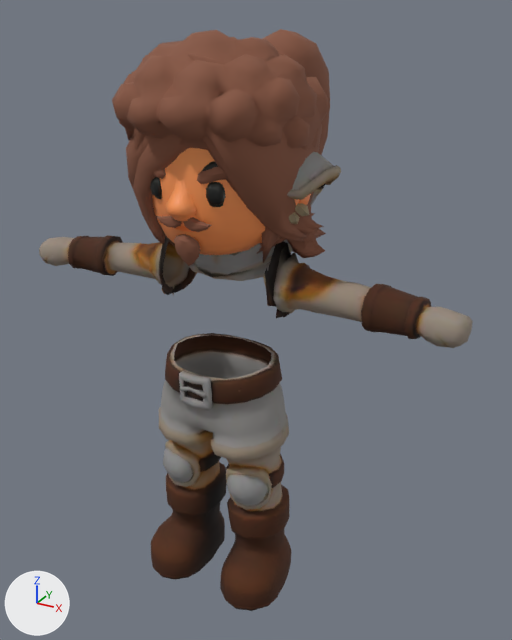
Before and after pictures for a commit that changed the glTF model public/models/chars/players/paladin_v02.glb.
Both versions are drawn from a 50 mm lens placed at (1.19, -1.939, 1.181), pointed at (0.022, 0.186, 0.118). Arrows for +X, +Y and +Z are at lower left; the lights stay in place. The picture after the commit comes second. Where no turn or scale is listed for an object, it has been applied to the vertices. Vertices at exactly the same position are counted once.

Objects in the first picture: 'Arms', 'Head', 'Head_Beard', 'Head_Female_Hair_01', 'Head_Female_Hair_02', 'Head_Female_Hair_03', 'Head_Female_Head', 'Head_Male_Hair_01', 'Head_Male_Hair_04', 'Legs', 'Shoulders', 'Torso' and 3 more.
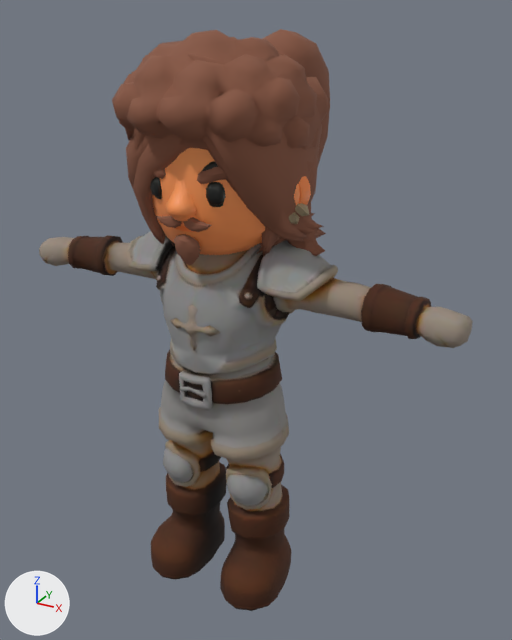
The change, as a list of edits to the scene's bpy script:
```text
Change me_mesh_0:
    used by ob_torso; location = (0.0, 0.0, 0.0)
    remove me_mesh_0.from_pydata(...)  # 676 vertices, 1262 faces; spans x -0.294..0.292, y -0.08..0.288, z 0.358..0.862
    add me_mesh_0.from_pydata(...)  # 676 vertices, 1262 faces; spans x -0.238..0.232, y -0.22..0.16, z 0.047..0.592
    me_mesh_0 part 1: 675 of 676 vertices moved; they spanned x -0.294..0.292, y -0.08..0.288, z 0.358..0.862 and now span x -0.238..0.232, y -0.22..0.16, z 0.047..0.586; mean shift (-0.002, -0.118, -0.323); largest move (-0.264, 0.075, 0.754) -> (-0.219, -0.051, 0.33)
Change me_mesh_1:
    used by ob_shoulders; location = (0.0, 0.0, 0.0)
    remove me_mesh_1.from_pydata(...)  # 290 vertices, 572 faces; spans x -0.367..0.361, y -0.068..0.218, z 0.648..0.786
    add me_mesh_1.from_pydata(...)  # 290 vertices, 572 faces; spans x -0.387..0.388, y -0.119..0.166, z 0.343..0.488
    me_mesh_1 part 2: 146 of 290 vertices moved; they spanned x -0.367..-0.16, y -0.068..0.218, z 0.648..0.786 and now span x -0.387..-0.17, y -0.119..0.166, z 0.343..0.488; mean shift (-0.016, -0.051, -0.3); largest move (-0.327, 0.169, 0.679) -> (-0.348, 0.117, 0.372)
    me_mesh_1 part 3: 144 of 290 vertices moved; they spanned x 0.154..0.361, y -0.068..0.218, z 0.652..0.786 and now span x 0.17..0.388, y -0.119..0.166, z 0.346..0.488; mean shift (0.021, -0.052, -0.303); largest move (0.335, 0.088, 0.705) -> (0.362, 0.036, 0.398)
Change me_mesh_2:
    used by ob_arms; location = (0.0, 0.0, 0.0)
    remove me_mesh_2.from_pydata(...)  # 570 vertices, 1090 faces; spans x -0.83..0.83, y -0.08..0.13, z 0.22..0.55
    add me_mesh_2.from_pydata(...)  # 570 vertices, 1090 faces; spans x -0.83..0.83, y -0.1..0.13, z 0.22..0.43
    me_mesh_2 part 4: 23 of 570 vertices moved; they spanned x 0.17..0.22, y -0.08..0.13, z 0.3..0.5 and now span x 0.17..0.22, y -0.1..0.12, z 0.28..0.43; mean shift (0.0, -0.01, -0.04); largest move (0.2, -0.08, 0.41) -> (0.2, -0.1, 0.32)
    me_mesh_2 part 5: all 3 vertices in x -0.22..-0.21, y 0.0..0.01, z 0.53..0.55 are moved by (0.0, -0.02, -0.13)
    me_mesh_2 part 6: 8 of the vertices in x -0.23..-0.18, y -0.06..0.12, z 0.29..0.43 are moved by (0.0, 0.0, -0.01)
    other edits to the shape of me_mesh_2 do not show in these pictures
```

What differs and where, as boxes [x1, y1, x2, y2] in the pictures (512 x 640 px; the box of a moved part takes in the faces that stretch with it):
'Torso', reshaped
    before: [189, 184, 325, 281]
    after: [156, 243, 288, 379]
'Shoulders', reshaped
    before: [287, 152, 341, 200]
    after: [127, 231, 338, 302]
part 2 of me_mesh_1, moved or reshaped (not visible before)
    after: [127, 231, 175, 272]
part 3 of me_mesh_1, moved or reshaped
    before: [287, 152, 341, 200]
    after: [257, 240, 338, 302]
part 4 of me_mesh_2, moved or reshaped (mostly hidden afterwards)
    before: [263, 241, 299, 307]
    after: [261, 293, 276, 312]
part 5 of me_mesh_2, moved or reshaped (not visible afterwards)
    before: [159, 238, 167, 263]
part 6 of me_mesh_2, moved or reshaped (not visible afterwards)
    before: [156, 248, 197, 282]
